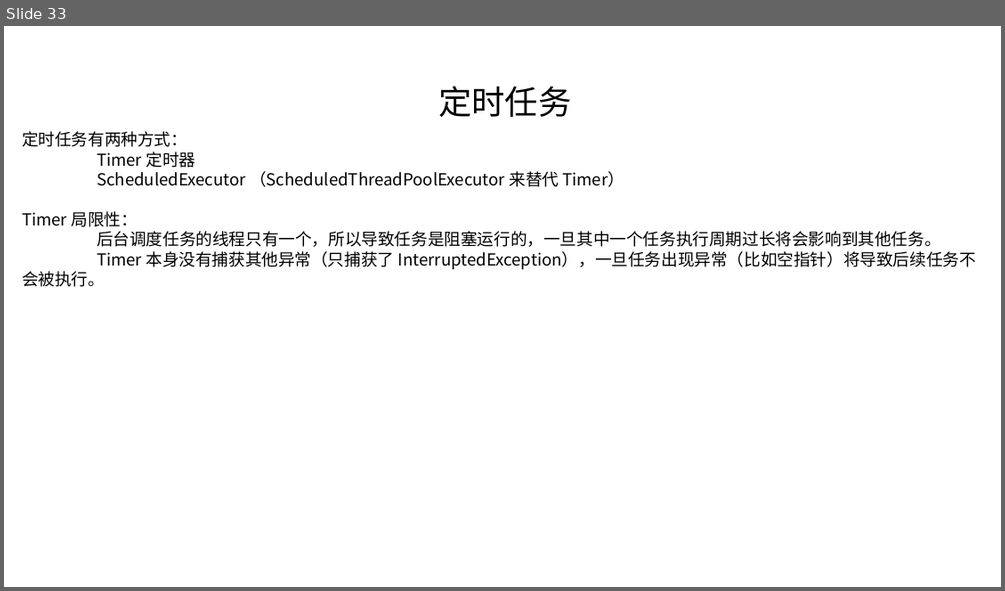
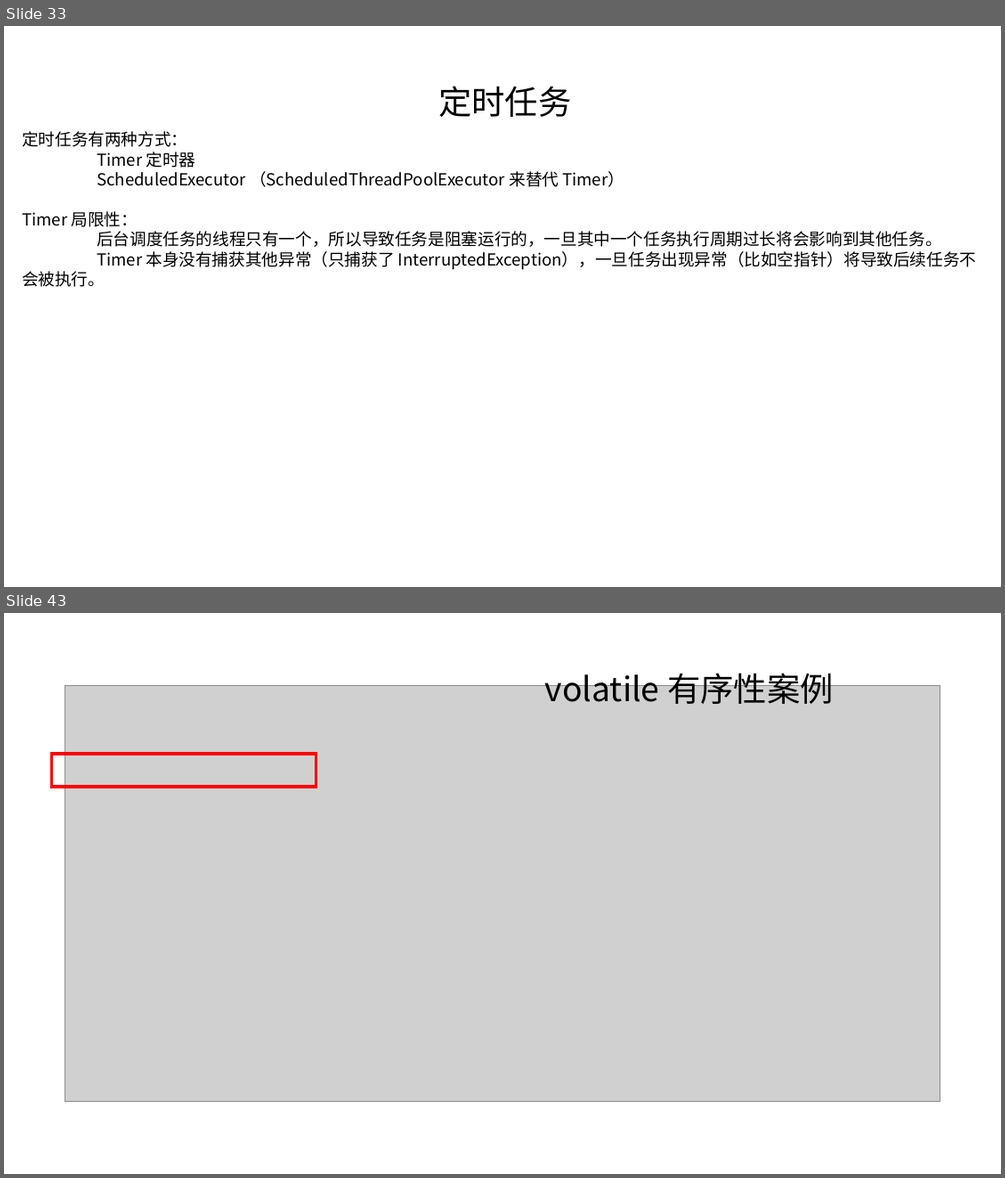
Before and after one commit to linkknown/PPT, a slide deck: 基础PPT/第10章：Java并发基础.pptx. Shown one above the other, each under a label of ours: slide 33 before the commit, slides 33 and 43 after it; the slides between them are not shown. The pictures are 1005x591 and 1005x1178 pixels, drawn with LibreOffice and Linux fonts; fonts in the diff are those of the drawing; grey boxes stand for pictures; background and template pictures are left out. Boxes give left, top, right and bottom in pixels: in the first picture for what was removed or moved away, otherwise in the second. Text is boxed around its words. In the diff, an @@ line names an element or a change of style, - is before the commit and + after.

```diff
--- a/基础PPT/第10章：Java并发基础.pptx
+++ b/基础PPT/第10章：Java并发基础.pptx
@@ slide 43 added at (4, 613, 1001, 1174), background picture (left out) @@
@@ picture added at (65, 686, 940, 1101) @@
@@ text added at (545, 668, 833, 704), 32 pt, text #000000 @@
+volatile 有序性案例
@@ rectangle added at (52, 754, 316, 787), outline #FF0000 3 pt @@
```
Also in this commit, not shown: 1 slide changed, 10 other slides added, 1 other file.
